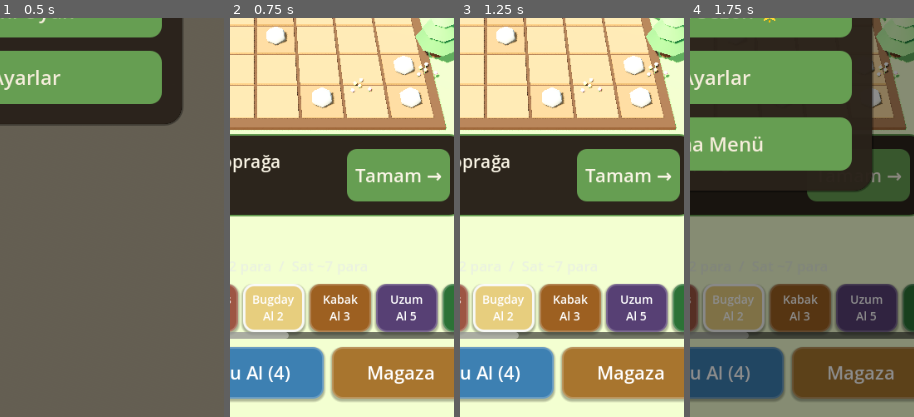
Above: before the commit, frames 1-4 (left to right).
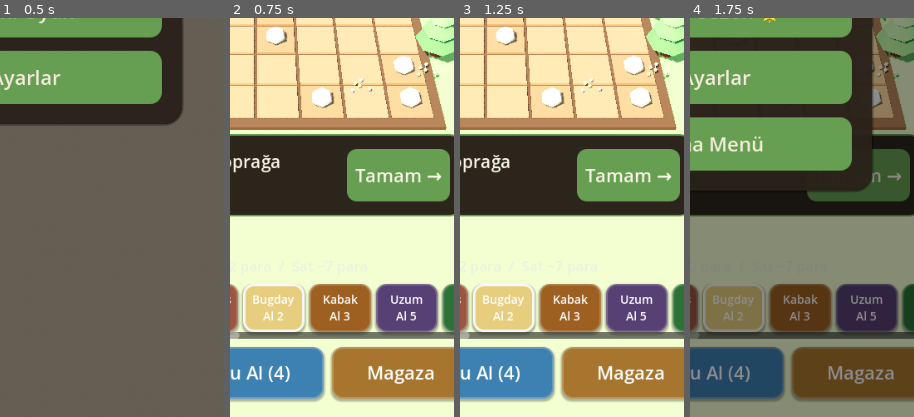
Above: after the commit, the same moments.

Repository: AxelABC00/Gamedeneme2
Game: Godot game, scene res://world.tscn
Two runs of this game, one before a commit and one after it. Both use one fixed random seed, a clock stepped at 60 frames per second and the inputs below.
Inputs:
- Up to frame 1 (0.5 s): no input
- Up to frame 2 (0.75 s): click "Yeni Oyun" at 0.5 s
- Up to frame 3 (1.25 s): no input
- Up to frame 4 (1.75 s): click "II" at 1.25 s
The pictures show only the part of the screen within x 44-94%, y 50-100%; the shares and areas given below are measured in that part.

Frame 1 is identical in both runs. In frame 2, 0.4% of the frame differs, in the area x 3-27%, y 78-81%; in frame 3, 0.4%; in frame 4, 0.4%.

Commit message:
balance(3d): extend game duration ~5min -> multi-hour/day (sim-measured)
A headless autoplayer (_autoplay.gd) measured real playtime: income outran every
gate so all content was exhausted in <5min. Retuned against the sim:
- +2 endgame crops (Mantar, Ejder Meyvesi); CROP_UNLOCK spread far wider
  (final crop 600 -> 45000 lifetime harvests)
- prestige reworked: STAR_DIVISOR 100->15000, STAR_BONUS 0.15->0.10
  (stars now a slow meaningful curve, not 300-in-2h runaway)
- steeper field expansion; 23-step milestone ladder aligned to new thresholds
- fix: fractional coin_acc/water_acc/mill_acc were dropped on every save/load
Result (aggressive 30-bot lower bound): final crop 5min->~4-5h, 10 stars 2min->32min.
test_sim 70/70 + test_meta PASS.

Diff:
--- /dev/null
+++ b/prototypes/harvestco-3d/_autoplay.gd
@@ -0,0 +1,169 @@
+# Headless economy autoplayer: plays sim.gd with a reasonable reinvesting strategy and
+# logs game-time to key progression milestones, to measure how long the game actually lasts.
+# Run: godot --headless --path . --script res://_autoplay.gd
+extends SceneTree
+
+var s
+var TILL; var PLANT; var WATER; var HARVEST; var CLEAN
+
+func _init():
+	seed(12345)
+	var Sim := load("res://sim.gd") as GDScript
+	s = Sim.new()
+	s.new_game()
+	TILL = s.TILL; PLANT = s.PLANT; WATER = s.WATER; HARVEST = s.HARVEST; CLEAN = s.CLEAN
+
+	var dt := 0.2
+	var t := 0.0
+	var max_t := 7200.0        # simulate up to 2 hours of game-time
+	var tap_acc := 0.0
+	var buy_acc := 0.0
+	var log := {}              # milestone -> game-time seconds
+	var next_snapshot := 300.0
+
+	while t < max_t:
+		# --- manual tapping (bootstraps the early game before bots cover the cycle) ---
+		tap_acc += 3.0 * dt     # ~3 taps/sec
+		while tap_acc >= 1.0:
+			tap_acc -= 1.0
+			_manual_tap()
+
+		# --- purchases (once/sec) ---
+		buy_acc += dt
+		if buy_acc >= 1.0:
+			buy_acc -= 1.0
+			_assign_zones()
+			_buy_pass()
+			_pick_best_seed()
+
+		s.tick(dt)
+		t += dt
+
+		# --- milestone logging ---
+		_mark(log, "first_bot", t, s.bots.size() >= 1)
+		_mark(log, "cycle_bots(TPWH)", t, _has_cycle())
+		_mark(log, "crop_Cilek_60", t, s.harvested >= 60)
+		_mark(log, "crop_Misir_400", t, s.harvested >= 400)
+		_mark(log, "crop_Aycicek_1800", t, s.harvested >= 1800)
+		_mark(log, "crop_AltinElma_6000", t, s.harvested >= 6000)
+		_mark(log, "crop_Mantar_18000", t, s.harvested >= 18000)
+		_mark(log, "crop_Ejder_45000", t, s.harvested >= 45000)
+		_mark(log, "rows_max_20", t, s.rows >= 20)
+		_mark(log, "prestige_1_star", t, s.prestige_gain() >= 1)
+		_mark(log, "prestige_5_stars", t, s.prestige_gain() >= 5)
+		_mark(log, "prestige_10_stars", t, s.prestige_gain() >= 10)
+		_mark(log, "prestige_25_stars", t, s.prestige_gain() >= 25)
+		_mark(log, "all_milestones_done", t, not s.milestone_active())
+		_mark(log, "bots_28", t, s.bots.size() >= 28)
+
+		if t >= next_snapshot:
+			next_snapshot += 300.0
+			print("[%4dm%02ds] coins=%d earned=%d harv=%d rows=%d bots=%d stars_avail=%d yield=%d sera=%d pazar=%d well=%d" % [
+				int(t) / 60, int(t) % 60, s.coins, s.season_earned, s.harvested, s.rows,
+				s.bots.size(), s.prestige_gain(), s.yield_level, s.sera_level, s.pazar_level, s.well_level])
+
+	print("\n=== MILESTONE TIMELINE (game-time to reach) ===")
+	for k in ["first_bot", "cycle_bots(TPWH)", "crop_Cilek_60", "crop_Misir_400",
+			"crop_Aycicek_1800", "crop_AltinElma_6000", "crop_Mantar_18000", "crop_Ejder_45000",
+			"rows_max_20", "bots_28", "prestige_1_star", "prestige_5_stars", "prestige_10_stars",
+			"prestige_25_stars", "all_milestones_done"]:
+		if log.has(k):
+			var sec: float = log[k]
+			print("  %-22s %3dm %02ds" % [k, int(sec) / 60, int(sec) % 60])
+		else:
+			print("  %-22s  (not reached in %dm)" % [k, int(max_t) / 60])
+	print("final: coins=%d season_earned=%d harvested=%d rows=%d bots=%d" % [s.coins, s.season_earned, s.harvested, s.rows, s.bots.size()])
+	quit()
+
+func _mark(log, key, t, cond):
+	if cond and not log.has(key):
+		log[key] = t
+
+func _has_cycle() -> bool:
+	return s.type_count(TILL) >= 1 and s.type_count(PLANT) >= 1 and s.type_count(WATER) >= 1 and s.type_count(HARVEST) >= 1
+
+# one manual action on the highest-value tile that needs work
+func _manual_tap() -> void:
+	var n: int = s.states.size()
+	# harvest ripe first (income), then keep the cycle moving
+	for want in [s.RIPE, s.TILLED, s.EMPTY, s.PLANTED, s.OBSTACLE]:
+		for i in range(n):
+			if s.states[i] == want:
+				if want == s.TILLED and s.coins < int(s.CROPS[s.selected_seed]["seed"]):
+					continue
+				if want == s.PLANTED and s.water <= 0:
+					continue
+				s.manual(i)
+				return
+
+func _assign_zones() -> void:
+	var n: int = s.states.size()
+	for b in s.bots:
+		for i in range(n):
+			b.zone[i] = true
+
+func _pick_best_seed() -> void:
+	# highest-value unlocked crop we can afford to seed (so plant bots don't stall)
+	var best: int = s.WHEAT
+	var best_val: int = -1
+	for i in range(s.CROPS.size()):
+		if not s.crop_unlocked(i):
+			continue
+		if int(s.CROPS[i]["seed"]) > s.coins:
+			continue
+		if int(s.CROPS[i]["value"]) > best_val:
+			best_val = int(s.CROPS[i]["value"]); best = i
+	s.selected_seed = best
+
+# Greedy reinvestment: buy the first worthwhile thing we can afford while keeping a buffer.
+func _buy_pass() -> void:
+	# sell stored crops to coins every pass (a real player taps Sat / the depot)
+	if s.stock_total() > 0:
+		s.sell_all()
+	# keep enough to plant + a small reserve
+	var buffer := 5 + int(s.CROPS[s.selected_seed]["seed"])
+	# 1) complete one full cycle of bots first
+	for task in [TILL, PLANT, WATER, HARVEST, CLEAN]:
+		if s.type_count(task) < 1 and s.coins - s.bot_cost(task) >= buffer:
+			s.buy_bot(task); return
+	# 2) keep water available if no well yet
+	if s.well_level == 0 and s.water < 8 and s.coins - s.water_cost() >= buffer:
+		s.buy_water(); return
+	# 3) growth engine: well, sera, yield, a few more harvest/plant bots, expand
+	var plans := [
+		["well", s.well_cost(), s.well_level < 4],
+		["sera", s.sera_cost(), s.sera_level < 6],
+		["yield", s.yield_cost(), s.yield_level < 10],
+		["speed", s.speed_cost(), s.speed_level < 8],
+		["expand", s.expand_cost(), s.can_expand()],
+		["harvest", s.bot_cost(HARVEST), s.type_count(HARVEST) < 9 and s.bots.size() < s.MAX_BOTS],
+		["plant", s.bot_cost(PLANT), s.type_count(PLANT) < 7 and s.bots.size() < s.MAX_BOTS],
+		["water", s.bot_cost(WATER), s.type_count(WATER) < 6 and s.bots.size() < s.MAX_BOTS],
+		["till", s.bot_cost(TILL), s.type_count(TILL) < 6 and s.bots.size() < s.MAX_BOTS],
+		["depot", s.depo_cost(), s.storage_cap < 200],
+		["pazar", s.pazar_cost(), s.pazar_level < 6],
+		["kompost", s.kompost_cost(), s.kompost_level < 6],
+		["windmill", s.windmill_cost(), s.windmill_level < 3],
+		["clean", s.bot_cost(CLEAN), s.type_count(CLEAN) < 2 and s.bots.size() < s.MAX_BOTS],
+	]
+	# buy the cheapest eligible plan we can afford (keeps steady reinvestment)
+	var best_name := ""
+	var best_cost := 1 << 30
+	for p in plans:
+		if p[2] and int(p[1]) < best_cost and s.coins - int(p[1]) >= buffer:
+			best_cost = int(p[1]); best_name = p[0]
+	match best_name:
+		"well": s.buy_well()
+		"sera": s.buy_sera()
+		"yield": s.buy_yield()
+		"speed": s.buy_speed()
+		"expand": s.buy_expand()
+		"depot": s.buy_depo()
+		"pazar": s.buy_pazar()
+		"kompost": s.buy_kompost()
+		"windmill": s.buy_windmill()
+		"harvest": s.buy_bot(HARVEST)
+		"plant": s.buy_bot(PLANT)
+		"water": s.buy_bot(WATER)
+		"till": s.buy_bot(TILL)
+		"clean": s.buy_bot(CLEAN)
--- a/prototypes/harvestco-3d/sim.gd
+++ b/prototypes/harvestco-3d/sim.gd
@@ -84,10 +84,13 @@
 	{"name": "Misir", "grow": 16.0, "value": 65, "seed": 16, "col": Color("#F2C230")},
 	{"name": "Aycicegi", "grow": 20.0, "value": 110, "seed": 28, "col": Color("#E8A317")},
 	{"name": "Altin Elma", "grow": 26.0, "value": 200, "seed": 55, "col": Color("#F4C542")},
+	{"name": "Mantar", "grow": 32.0, "value": 340, "seed": 90, "col": Color("#C98A6A")},
+	{"name": "Ejder Meyvesi", "grow": 40.0, "value": 560, "seed": 150, "col": Color("#D14E8C")},
 ]
 # crops unlock as lifetime `harvested` climbs — discovery + a reason to keep harvesting.
-# first 7 are open from the start (matches the original build); premium tiers gate in.
-const CROP_UNLOCK := [0, 0, 0, 0, 0, 0, 0, 40, 120, 280, 600]
+# first 7 are open from the start; premium tiers gate in over a real session (thresholds
+# tuned against the autoplay sim so the last crop is a multi-hour goal, not a 5-min one).
+const CROP_UNLOCK := [0, 0, 0, 0, 0, 0, 0, 60, 400, 1800, 6000, 18000, 45000]
 
 # --- economy constants (ported) ---
 const WHEAT := 3            # CROPS index of Bugday (sold as flour when a mill exists)
@@ -103,8 +106,8 @@
 # You reset the farm but keep permanent Stars, which give a global sell multiplier.
 # Crop unlocks (lifetime `harvested`) and Stars persist across seasons — a cozy, soft
 # prestige: you rebuild faster each season instead of losing everything.
-const STAR_DIVISOR := 100.0        # stars gained = floor(sqrt(season_earned / DIVISOR))
-const STAR_BONUS := 0.15           # +15% global sell value per Star
+const STAR_DIVISOR := 15000.0      # stars gained = floor(sqrt(season_earned / DIVISOR))
+const STAR_BONUS := 0.10           # +10% global sell value per Star
 
 # --- milestones / "Gorevler" — always-visible next goal with a reward (retention) ---
 # metric keys: harvested | bots | rows | stars | upgrades | season_earned
@@ -116,15 +119,22 @@
 	{"desc": "Bir yukseltme al", "metric": "upgrades", "target": 1, "reward": 40},
 	{"desc": "25 urun hasat et", "metric": "harvested", "target": 25, "reward": 55},
 	{"desc": "3 robota ulas", "metric": "bots", "target": 3, "reward": 70},
-	{"desc": "Cilek ac (40 hasat)", "metric": "harvested", "target": 40, "reward": 60},
-	{"desc": "100 urun hasat et", "metric": "harvested", "target": 100, "reward": 150},
-	{"desc": "Misir ac (120 hasat)", "metric": "harvested", "target": 120, "reward": 130},
-	{"desc": "Ilk Yeni Sezon (prestij)", "metric": "stars", "target": 1, "reward": 200},
-	{"desc": "6 robota ulas", "metric": "bots", "target": 6, "reward": 180},
-	{"desc": "Aycicegi ac (280 hasat)", "metric": "harvested", "target": 280, "reward": 260},
-	{"desc": "Tarlayi 12 siraya getir", "metric": "rows", "target": 12, "reward": 300},
-	{"desc": "3 Yildiza ulas", "metric": "stars", "target": 3, "reward": 400},
-	{"desc": "Altin Elma ac (600 hasat)", "metric": "harvested", "target": 600, "reward": 500},
+	{"desc": "Cilek ac (60 hasat)", "metric": "harvested", "target": 60, "reward": 90},
+	{"desc": "150 urun hasat et", "metric": "harvested", "target": 150, "reward": 150},
+	{"desc": "Ilk Yeni Sezon (prestij)", "metric": "stars", "target": 1, "reward": 250},
+	{"desc": "Misir ac (400 hasat)", "metric": "harvested", "target": 400, "reward": 300},
+	{"desc": "6 robota ulas", "metric": "bots", "target": 6, "reward": 220},
+	{"desc": "Tarlayi 12 siraya getir", "metric": "rows", "target": 12, "reward": 350},
+	{"desc": "5 Yildiza ulas", "metric": "stars", "target": 5, "reward": 600},
+	{"desc": "Aycicegi ac (1800 hasat)", "metric": "harvested", "target": 1800, "reward": 900},
+	{"desc": "Tarlayi maks yap (20 sira)", "metric": "rows", "target": 20, "reward": 800},
+	{"desc": "10 robota ulas", "metric": "bots", "target": 10, "reward": 700},
+	{"desc": "Altin Elma ac (6000 hasat)", "metric": "harvested", "target": 6000, "reward": 2500},
+	{"desc": "10 Yildiza ulas", "metric": "stars", "target": 10, "reward": 3000},
+	{"desc": "Mantar ac (18000 hasat)", "metric": "harvested", "target": 18000, "reward": 6000},
+	{"desc": "20 robota ulas", "metric": "bots", "target": 20, "reward": 4000},
+	{"desc": "Ejder Meyvesi ac (45000 hasat)", "metric": "harvested", "target": 45000, "reward": 15000},
+	{"desc": "25 Yildiza ulas", "metric": "stars", "target": 25, "reward": 20000},
 ]
 
 # --- bots / buildings / events constants (ported) ---
@@ -304,6 +314,7 @@
 		"season_earned": season_earned,
 		"milestone_idx": milestone_idx,
 		"unlocked_seen": unlocked_seen,
+		"water_acc": water_acc, "mill_acc": mill_acc, "coin_acc": coin_acc,
 		"bots": bot_list,
 	}
 
@@ -341,6 +352,9 @@
 	season_earned = int(d.get("season_earned", 0))
 	milestone_idx = int(d.get("milestone_idx", 0))
 	unlocked_seen = int(d.get("unlocked_seen", 7))
+	water_acc = float(d.get("water_acc", 0.0))
+	mill_acc = float(d.get("mill_acc", 0.0))
+	coin_acc = float(d.get("coin_acc", 0.0))
 	event_timer = float(d.get("event_timer", randf_range(EVENT_MIN, EVENT_MAX)))
 	rain_t = 0.0; ufo_active = false; birds_active = false; sell_boost_t = 0.0
 	bots.clear()
@@ -1154,7 +1168,7 @@
 	return rows < MAX_ROWS
 
 func expand_cost() -> int:
-	return int(round(15.0 * pow(1.5, float(rows - START_ROWS))))
+	return int(round(22.0 * pow(1.6, float(rows - START_ROWS))))
 
 # Adds one new row of tiles (some obstacles). Returns the new row index or -1.
 func buy_expand() -> int:
--- a/prototypes/harvestco-3d/test_meta.gd
+++ b/prototypes/harvestco-3d/test_meta.gd
@@ -9,18 +9,18 @@
 	# --- crop unlocks ---
 	if not s.crop_unlocked(0): ok = false; print("FAIL crop0 should be unlocked")
 	if s.crop_unlocked(7): ok = false; print("FAIL crop7 (Cilek) should be locked at harvested=0")
-	if s.crop_count() != 11: ok = false; print("FAIL crop_count ", s.crop_count())
-	s.harvested = 40
-	if not s.crop_unlocked(7): ok = false; print("FAIL crop7 should unlock at harvested=40")
-	if s.crop_unlocked(8): ok = false; print("FAIL crop8 should still be locked at 40")
+	if s.crop_count() != 13: ok = false; print("FAIL crop_count ", s.crop_count())
+	s.harvested = 60
+	if not s.crop_unlocked(7): ok = false; print("FAIL crop7 should unlock at harvested=60")
+	if s.crop_unlocked(8): ok = false; print("FAIL crop8 should still be locked at 60")
 
 	# --- earn + prestige gain ---
 	s.season_earned = 0
 	var before = s.coins
-	s._earn(250)
-	if s.coins != before + 250: ok = false; print("FAIL _earn coins")
-	if s.season_earned != 250: ok = false; print("FAIL season_earned ", s.season_earned)
-	if s.prestige_gain() != 1: ok = false; print("FAIL prestige_gain(250)=", s.prestige_gain())
+	s._earn(15000)
+	if s.coins != before + 15000: ok = false; print("FAIL _earn coins")
+	if s.season_earned != 15000: ok = false; print("FAIL season_earned ", s.season_earned)
+	if s.prestige_gain() != 1: ok = false; print("FAIL prestige_gain(15000)=", s.prestige_gain())
 	if not s.prestige_available(): ok = false; print("FAIL prestige_available")
 
 	# --- do prestige: stars banked, season reset, upgrades wiped, harvested kept ---
@@ -30,10 +30,10 @@
 	if s.stars != 1: ok = false; print("FAIL stars ", s.stars)
 	if s.season_earned != 0: ok = false; print("FAIL season not reset")
 	if s.yield_level != 0: ok = false; print("FAIL yield not reset")
-	if s.harvested != 40: ok = false; print("FAIL harvested should persist ", s.harvested)
-	if abs(s.prestige_mult() - 1.15) > 0.001: ok = false; print("FAIL prestige_mult ", s.prestige_mult())
-	# sell_mult now includes the star bonus (yield_level=0 -> 1.0 * 1.15)
-	if abs(s.sell_mult() - 1.15) > 0.001: ok = false; print("FAIL sell_mult ", s.sell_mult())
+	if s.harvested != 60: ok = false; print("FAIL harvested should persist ", s.harvested)
+	if abs(s.prestige_mult() - 1.10) > 0.001: ok = false; print("FAIL prestige_mult ", s.prestige_mult())
+	# sell_mult now includes the star bonus (yield_level=0 -> 1.0 * 1.10)
+	if abs(s.sell_mult() - 1.10) > 0.001: ok = false; print("FAIL sell_mult ", s.sell_mult())
 
 	# --- milestones: stops at first unsatisfied (bots>=1) ---
 	s.milestone_idx = 0
@@ -80,7 +80,7 @@
 
 	# --- store model: crops tab + building tab + info-only crop rows ---
 	var crop_tab = c.tab_items(3)
-	if crop_tab.size() != 11: ok = false; print("FAIL crop tab size ", crop_tab.size())
+	if crop_tab.size() != 13: ok = false; print("FAIL crop tab size ", crop_tab.size())
 	if int(crop_tab[0]) != c.IT_CROP: ok = false; print("FAIL crop tab first id ", crop_tab[0])
 	var bld_tab = c.tab_items(2)
 	if not (c.IT_SERA in bld_tab and c.IT_PAZAR in bld_tab and c.IT_KOMPOST in bld_tab):
@@ -93,8 +93,8 @@
 
 	# --- unlock announce ---
 	c.unlocked_seen = 7
-	c.harvested = 40
-	if not c._check_unlocks(): ok = false; print("FAIL _check_unlocks should fire at 40")
+	c.harvested = 60
+	if not c._check_unlocks(): ok = false; print("FAIL _check_unlocks should fire at 60")
 	if c.unlocked_seen != 8: ok = false; print("FAIL unlocked_seen ", c.unlocked_seen)
 
 	# --- save round-trip of the new building fields ---
Not shown, changed: prototypes/harvestco-3d/README.md
